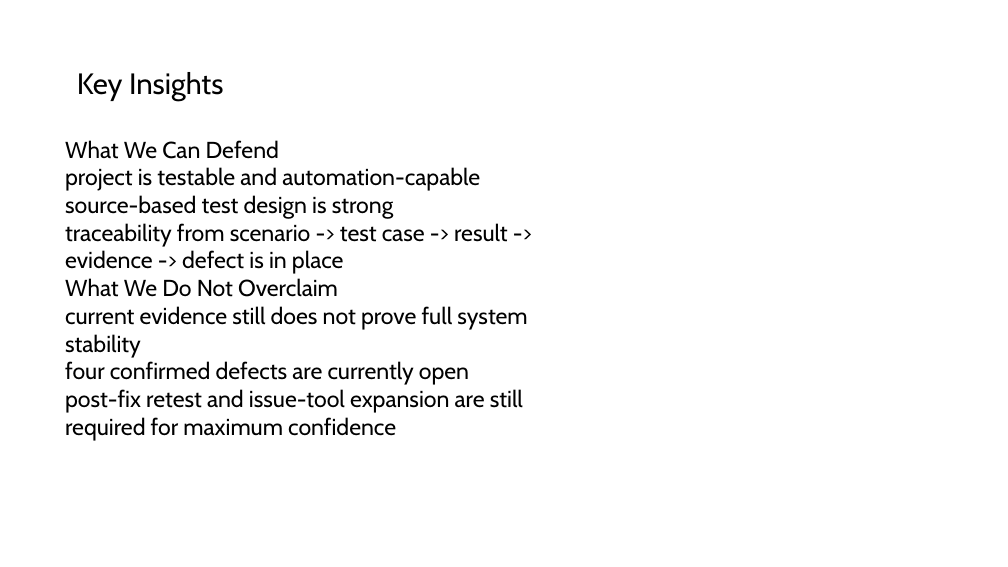
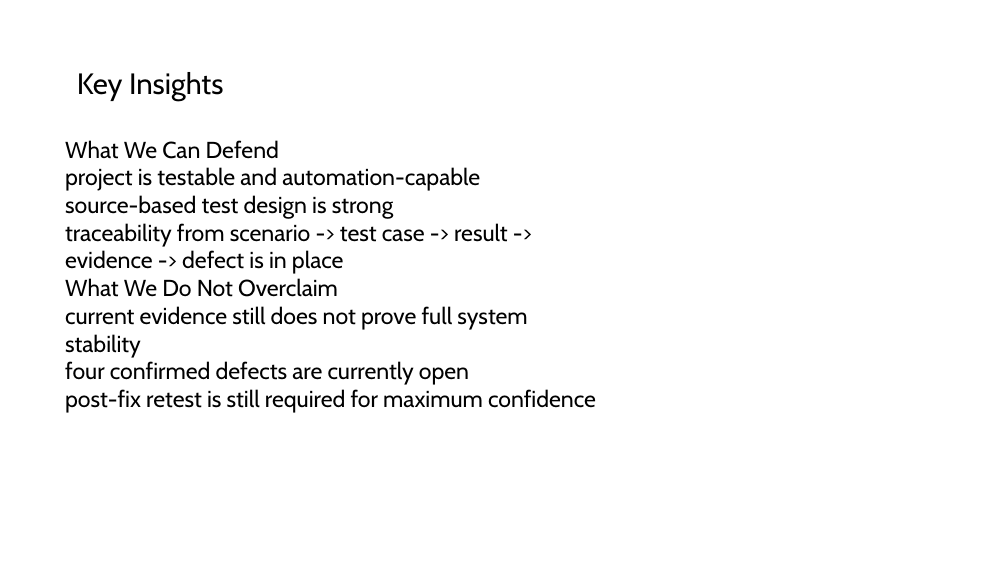
Before and after one commit to Alucard30Dec/Online-Sales-Management-System, a slide deck: slide 9 of Report Test subject/Powered by GPT/MainReport/Powered by GPT - Software Quality Verification - Presentation.pptx. Drawn at 1008x567 pixels with LibreOffice and Linux fonts; fonts in the diff are those of the drawing. Boxes give left, top, right and bottom in pixels: in the first picture for what was removed or moved away, otherwise in the second. Text is boxed around its words. In the diff, an @@ line names an element or a change of style, - is before the commit and + after.

Commit message:
docs: finalize live defect issue sync

```diff
--- a/Report Test subject/Powered by GPT/MainReport/Powered by GPT - Software Quality Verification - Presentation.pptx
+++ b/Report Test subject/Powered by GPT/MainReport/Powered by GPT - Software Quality Verification - Presentation.pptx
@@ text at (x1=65, y1=389, x2=596, y2=413): text changed @@
-post-fix retest and issue-tool expansion are still required for maximum confidence
+post-fix retest is still required for maximum confidence
```
Also in this commit, not shown: 3 other slides changed, 18 other files.
